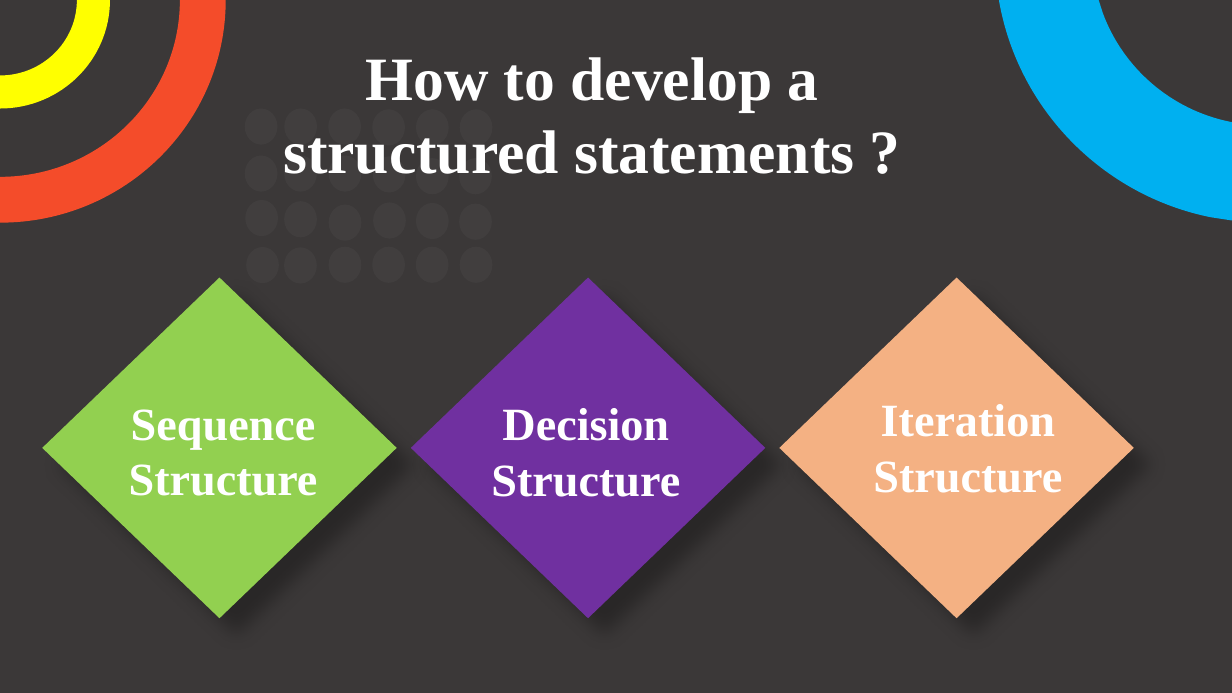
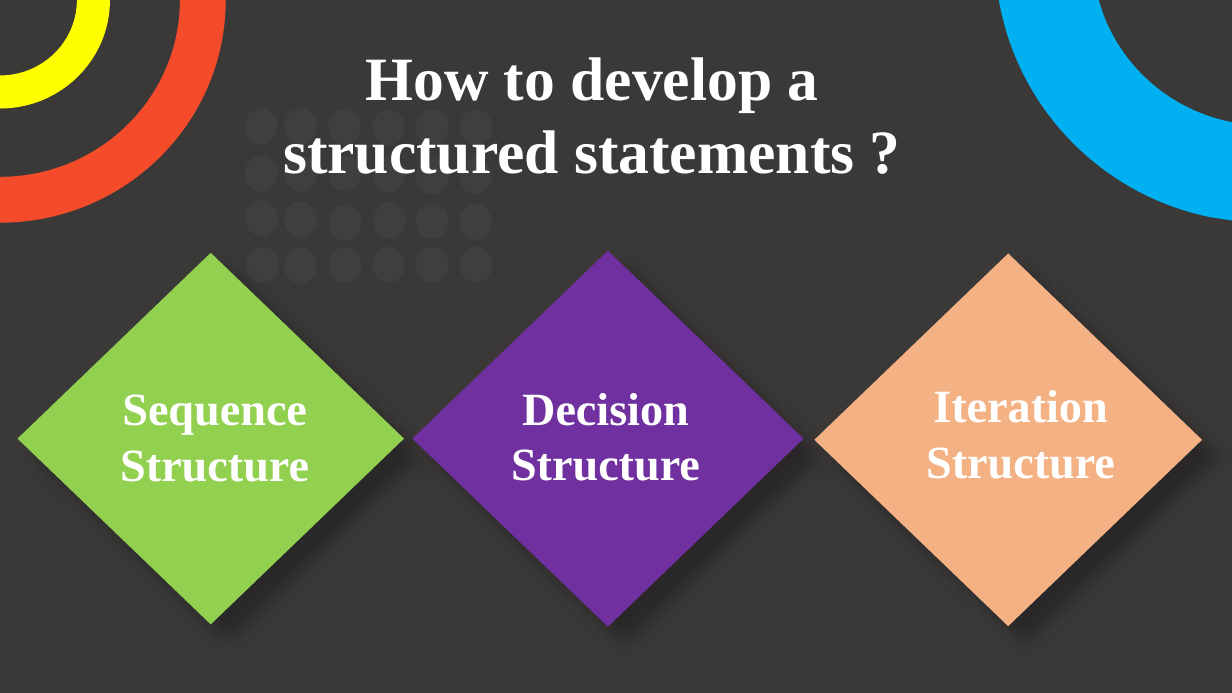
Before and after one commit to tamanghawana0815/SAD-ppt, a slide deck: slide 14 of Presentation.pptx. Drawn at 1232x693 pixels with LibreOffice and Linux fonts; fonts in the diff are those of the drawing. Boxes give left, top, right and bottom in pixels: in the first picture for what was removed or moved away, otherwise in the second. Text is boxed around its words. In the diff, an @@ line names an element or a change of style, - is before the commit and + after.

```diff
--- a/Presentation.pptx
+++ b/Presentation.pptx
@@ diamond: place and size @@
-diamond at bbox=[43, 277, 397, 618]
+diamond at bbox=[18, 253, 404, 625]
@@ diamond: place and size @@
-diamond at bbox=[411, 277, 766, 618]
+diamond at bbox=[412, 250, 803, 627]
@@ diamond: place and size @@
-diamond at bbox=[780, 277, 1135, 618]
+diamond at bbox=[814, 253, 1202, 626]
@@ text "Sequence Structure": place and size @@
-text "Sequence Structure" at bbox=[129, 409, 318, 496]
+text "Sequence Structure" at bbox=[120, 394, 309, 482]
@@ text "Decision Structure": place and size @@
-text "Decision Structure" at bbox=[491, 408, 680, 497]
+text "Decision Structure" at bbox=[511, 393, 700, 481]
@@ text "Iteration Structure": place and size @@
-text "Iteration Structure" at bbox=[873, 404, 1062, 493]
+text "Iteration Structure" at bbox=[926, 390, 1115, 479]
```
Also in this commit, not shown: 4 other slides changed, 1 slide added.
